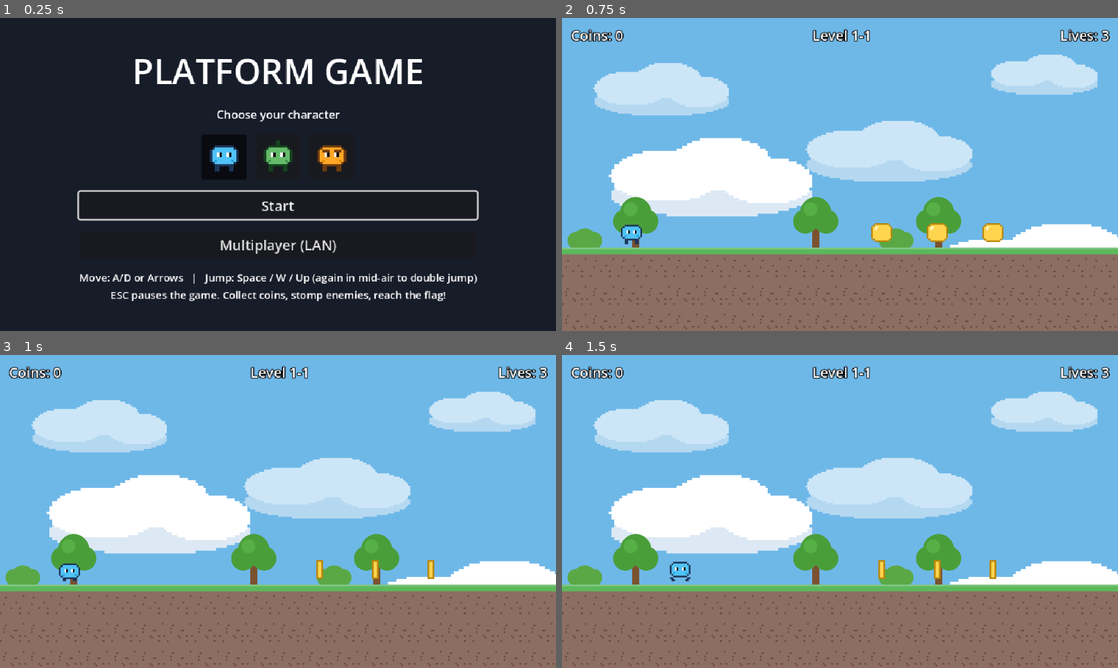
Above: before the commit, frames 1-4 (two rows, left to right).
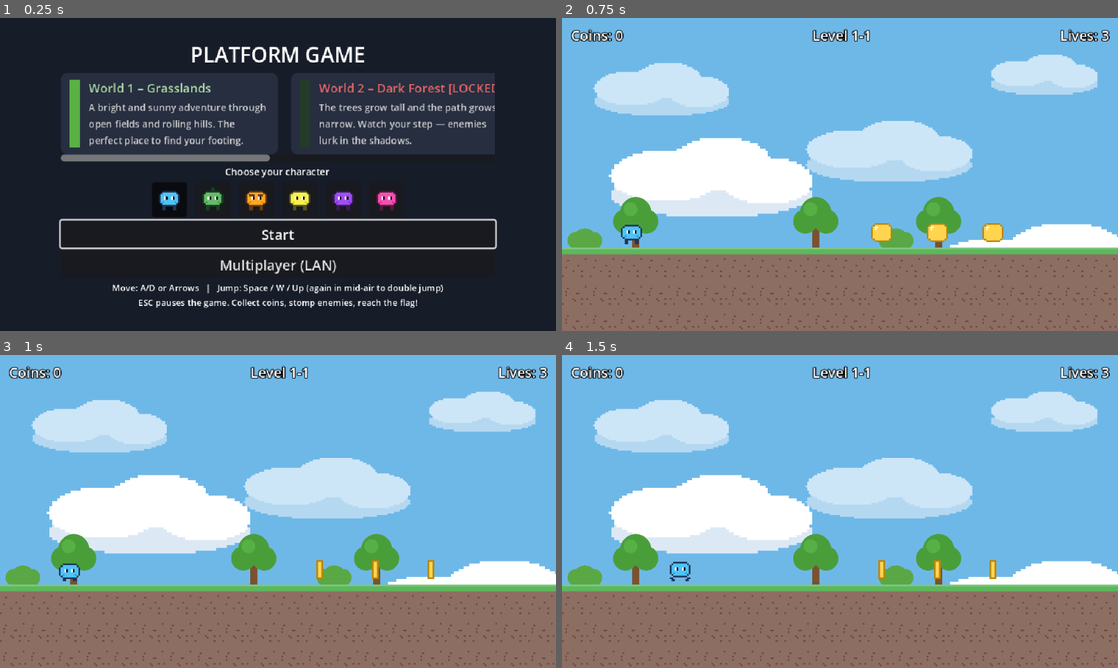
Above: after the commit, the same moments.

Repository: greentea524/godot-game
Game: Godot game, scene res://scenes/main_menu.tscn
The game is run twice, just before and just after one commit, with the same random seed, the same clock (stepped at 60 frames per second) and the same inputs.
Inputs (mouse positions are in pixels of both pictures, inside the frame that each line leads up to):
- Up to frame 1 (0.25 s): no input
- Up to frame 2 (0.75 s): click "Start" at 0.5 s
- Up to frame 3 (1 s): no input
- Up to frame 4 (1.5 s): move the mouse to (962, 495) at 1.27 s; hold D (move_right) from 1.28 s (still down); click (962, 495) at 1.42 s

The runs differ from the first frame. In frame 1, 16% of the frame differs, in the area x 10-90%, y 9-93%; in frame 2, nothing differs; in frame 3, nothing differs; in frame 4, nothing differs.

Commit message:
UI polish and new player colors
- Fixed main menu scaling and spacing for 360p resolution
- World preview cards now accurately reflect player progress instead of being hardcoded
- Level complete screen now shows a mini-map grid of all 4 worlds' stage progress
- Added yellow, purple, and pink player avatars

Diff:
--- a/scenes/level_complete.tscn
+++ b/scenes/level_complete.tscn
@@ -43,6 +43,14 @@
 horizontal_alignment = 1
 text = "Coins collected: 0"
 
+[node name="ProgressCenter" type="CenterContainer" parent="Center/VBox"]
+layout_mode = 2
+
+[node name="ProgressRow" type="HBoxContainer" parent="Center/VBox/ProgressCenter"]
+unique_name_in_owner = true
+layout_mode = 2
+theme_override_constants/separation = 0
+
 [node name="NextButton" type="Button" parent="Center/VBox"]
 unique_name_in_owner = true
 layout_mode = 2
--- a/scenes/main_menu.tscn
+++ b/scenes/main_menu.tscn
@@ -28,17 +28,31 @@
 
 [node name="VBox" type="VBoxContainer" parent="Center"]
 layout_mode = 2
-theme_override_constants/separation = 14
+theme_override_constants/separation = 4
 
 [node name="Title" type="Label" parent="Center/VBox"]
 layout_mode = 2
-theme_override_font_sizes/font_size = 40
+theme_override_font_sizes/font_size = 24
 horizontal_alignment = 1
 text = "PLATFORM GAME"
 
+[node name="WorldPreviewScroll" type="ScrollContainer" parent="Center/VBox"]
+custom_minimum_size = Vector2(500, 80)
+layout_mode = 2
+horizontal_scroll_mode = 1
+vertical_scroll_mode = 0
+
+[node name="WorldPreviewRow" type="HBoxContainer" parent="Center/VBox/WorldPreviewScroll"]
+unique_name_in_owner = true
+layout_mode = 2
+size_flags_horizontal = 3
+size_flags_vertical = 3
+theme_override_constants/separation = 15
+alignment = 1
+
 [node name="ChooseLabel" type="Label" parent="Center/VBox"]
 layout_mode = 2
-theme_override_font_sizes/font_size = 13
+theme_override_font_sizes/font_size = 11
 horizontal_alignment = 1
 text = "Choose your character"
 
@@ -62,7 +76,7 @@
 
 [node name="Instructions" type="Label" parent="Center/VBox"]
 layout_mode = 2
-theme_override_font_sizes/font_size = 12
+theme_override_font_sizes/font_size = 10
 horizontal_alignment = 1
 text = "Move: A/D or Arrows   |   Jump: Space / W / Up (again in mid-air to double jump)
 ESC pauses the game. Collect coins, stomp enemies, reach the flag!"
--- /dev/null
+++ b/scripts/cave_decor.gd
@@ -0,0 +1,116 @@
+extends Node2D
+## Procedurally generated cave decorations for World 3 (stalactites, crystals, torches, skulls).
+
+const TILE := 16
+
+var width_tiles := 0
+var height_tiles := 0
+var tiles: TileMapLayer
+
+func _hash(x: int, y: int) -> float:
+	var h := (x * 374761393 + y * 668265263) & 0xFFFFFFFF
+	h = ((h ^ (h >> 13)) * 1274126177) & 0xFFFFFFFF
+	h = (h ^ (h >> 16)) & 0xFFFFFFFF
+	return float(h) / 4294967296.0
+
+func _is_solid(tx: int, ty: int) -> bool:
+	if tiles == null: return false
+	return tiles.get_cell_source_id(Vector2i(tx, ty)) != -1
+
+func _ready() -> void:
+	queue_redraw()
+
+func _process(delta: float) -> void:
+	# Continuous redraw for torch flickering
+	queue_redraw()
+
+func _draw() -> void:
+	for x in range(width_tiles):
+		for y in range(height_tiles):
+			var pos := Vector2(x * TILE, y * TILE)
+			var h := _hash(x, y)
+
+			# Check for floor (solid below, empty here)
+			if _is_solid(x, y + 1) and not _is_solid(x, y):
+				if h < 0.15:
+					_stalagmite(pos + Vector2(TILE/2.0, TILE))
+				elif h < 0.25:
+					_crystals(pos + Vector2(TILE/2.0, TILE), h)
+				elif h < 0.30:
+					_skull_pile(pos + Vector2(TILE/2.0, TILE))
+
+			# Check for ceiling (solid above, empty here)
+			if _is_solid(x, y - 1) and not _is_solid(x, y):
+				if h < 0.25:
+					_stalactite(pos + Vector2(TILE/2.0, 0))
+
+			# Check for walls (solid left/right, empty here, not floor/ceiling)
+			if not _is_solid(x, y) and not _is_solid(x, y+1) and not _is_solid(x, y-1):
+				if _is_solid(x - 1, y) and h < 0.05:
+					_torch(pos + Vector2(0, TILE/2.0), 1, h)
+				elif _is_solid(x + 1, y) and h < 0.10 and h >= 0.05:
+					_torch(pos + Vector2(TILE, TILE/2.0), -1, h)
+
+func _stalagmite(p: Vector2) -> void:
+	draw_colored_polygon(PackedVector2Array([
+		Vector2(p.x - 6, p.y), Vector2(p.x + 6, p.y), Vector2(p.x, p.y - 12 - (_hash(int(p.x), int(p.y)) * 10))
+	]), Color(0.3, 0.25, 0.35))
+	draw_colored_polygon(PackedVector2Array([
+		Vector2(p.x - 2, p.y), Vector2(p.x + 3, p.y), Vector2(p.x + 1, p.y - 8 - (_hash(int(p.x), int(p.y)) * 5))
+	]), Color(0.4, 0.35, 0.45))
+
+func _stalactite(p: Vector2) -> void:
+	draw_colored_polygon(PackedVector2Array([
+		Vector2(p.x - 5, p.y), Vector2(p.x + 5, p.y), Vector2(p.x, p.y + 12 + (_hash(int(p.x), int(p.y)) * 12))
+	]), Color(0.3, 0.25, 0.35))
+	draw_colored_polygon(PackedVector2Array([
+		Vector2(p.x - 2, p.y), Vector2(p.x + 2, p.y), Vector2(p.x, p.y + 7 + (_hash(int(p.x), int(p.y)) * 6))
+	]), Color(0.2, 0.15, 0.25))
+
+func _crystals(p: Vector2, seed_val: float) -> void:
+	var c := Color(0.4, 0.8, 1.0)
+	if seed_val < 0.2: c = Color(1.0, 0.4, 0.8) # Pink/purple variation
+
+	for i in range(3):
+		var h = 6.0 + (_hash(int(p.x), i) * 6.0)
+		var w = 2.0 + (_hash(int(p.y), i) * 2.0)
+		var offset = (i - 1) * 4.0
+		var pts = PackedVector2Array([
+			Vector2(p.x + offset - w, p.y),
+			Vector2(p.x + offset + w, p.y),
+			Vector2(p.x + offset, p.y - h)
+		])
+		draw_colored_polygon(pts, c.darkened(0.2))
+
+		# Highlight
+		var h_pts = PackedVector2Array([
+			Vector2(p.x + offset - w/2, p.y),
+			Vector2(p.x + offset, p.y),
+			Vector2(p.x + offset, p.y - h + 1)
+		])
+		draw_colored_polygon(h_pts, c.lightened(0.2))
+
+func _skull_pile(p: Vector2) -> void:
+	# Base skulls
+	draw_circle(Vector2(p.x - 3, p.y - 3), 3, Color(0.8, 0.8, 0.75))
+	draw_circle(Vector2(p.x + 3, p.y - 3), 3, Color(0.8, 0.8, 0.75))
+	# Top skull
+	draw_circle(Vector2(p.x, p.y - 7), 3.5, Color(0.9, 0.9, 0.85))
+	# Eyes for top skull
+	draw_circle(Vector2(p.x - 1.5, p.y - 7.5), 1, Color(0.1, 0.1, 0.1))
+	draw_circle(Vector2(p.x + 1.5, p.y - 7.5), 1, Color(0.1, 0.1, 0.1))
+
+func _torch(p: Vector2, dir: int, seed_val: float) -> void:
+	# Bracket
+	draw_rect(Rect2(p.x + (dir * 2) - (2 if dir<0 else 0), p.y - 2, 2, 4), Color(0.4, 0.4, 0.4))
+	# Stick
+	draw_line(Vector2(p.x, p.y), Vector2(p.x + (dir * 6), p.y - 6), Color(0.4, 0.2, 0.1), 2.0)
+
+	# Flame (flickers over time using Time.get_ticks_msec())
+	var time = Time.get_ticks_msec() / 1000.0
+	var flicker = sin(time * 10.0 + seed_val * 100.0) * 1.5
+	var fx = p.x + (dir * 6)
+	var fy = p.y - 8
+
+	draw_circle(Vector2(fx, fy), 4.0 + flicker * 0.5, Color(1.0, 0.6, 0.1, 0.6)) # Outer glow
+	draw_circle(Vector2(fx, fy), 2.5 + flicker * 0.3, Color(1.0, 0.8, 0.2))       # Inner flame
--- a/scripts/checkpoint.gd
+++ b/scripts/checkpoint.gd
@@ -7,6 +7,14 @@
 func _on_body_entered(body: Node2D) -> void:
 	if body is not Player or (body as Player).dying or _activated:
 		return
+	if Net.active:
+		rpc("activate")
+	else:
+		activate()
+
+@rpc("any_peer", "call_local", "reliable")
+func activate() -> void:
+	if _activated: return
 	_activated = true
 	GameManager.set_checkpoint(global_position)
 	modulate = Color(0.55, 1.0, 0.55)
--- a/scripts/coin.gd
+++ b/scripts/coin.gd
@@ -5,6 +5,13 @@
 func _on_body_entered(body: Node2D) -> void:
 	if body is not Player or (body as Player).dying:
 		return
+	if Net.active:
+		rpc("collect")
+	else:
+		collect()
+
+@rpc("any_peer", "call_local", "reliable")
+func collect() -> void:
 	GameManager.add_coin()
 	set_deferred("monitoring", false)
 	# Pickup sound plays from the coin itself before it is freed (PG-25);
--- a/scripts/crumbling.gd
+++ b/scripts/crumbling.gd
@@ -16,10 +16,14 @@
 
 func _on_stand_zone_body_entered(body: Node2D) -> void:
 	if _state == State.IDLE and body is Player:
-		_shake()
+		if Net.active:
+			rpc("shake")
+		else:
+			shake()
 
 
-func _shake() -> void:
+@rpc("any_peer", "call_local", "reliable")
+func shake() -> void:
 	_state = State.SHAKING
 	var tween := create_tween()
 	# Rapid horizontal jitter for the shake duration.
--- a/scripts/enemy.gd
+++ b/scripts/enemy.gd
@@ -38,12 +38,16 @@
 	# Stomp: player moving down and clearly above the enemy's center.
 	if player.velocity.y > 0.0 and player.global_position.y < global_position.y - 2.0:
 		player.bounce()
-		_squash()
+		if Net.active:
+			rpc("squash")
+		else:
+			squash()
 	else:
 		player.die()
 
 
-func _squash() -> void:
+@rpc("any_peer", "call_local", "reliable")
+func squash() -> void:
 	# Sfx autoload so the sound survives this node being freed (PG-26).
 	Sfx.play_sfx("stomp")
 	set_physics_process(false)
--- a/scripts/flag.gd
+++ b/scripts/flag.gd
@@ -7,6 +7,14 @@
 func _on_body_entered(body: Node2D) -> void:
 	if body is not Player or (body as Player).dying or _reached:
 		return
+	if Net.active:
+		rpc("reach_flag")
+	else:
+		reach_flag()
+
+@rpc("any_peer", "call_local", "reliable")
+func reach_flag() -> void:
+	if _reached: return
 	_reached = true
 	# Jingle plays on goal contact, before the UI transition (PG-27);
 	# the Sfx autoload keeps it alive across the scene change.
--- a/scripts/game_manager.gd
+++ b/scripts/game_manager.gd
@@ -38,8 +38,11 @@
 	"res://assets/player.png",
 	"res://assets/player2.png",
 	"res://assets/player3.png",
+	"res://assets/player4.png",
+	"res://assets/player5.png",
+	"res://assets/player6.png",
 ]
-const AVATAR_NAMES: Array[String] = ["Blue", "Green", "Orange"]
+const AVATAR_NAMES: Array[String] = ["Blue", "Green", "Orange", "Yellow", "Purple", "Pink"]
 
 var coins := 0
 var lives := START_LIVES
--- a/scripts/level.gd
+++ b/scripts/level.gd
@@ -111,14 +111,16 @@
 ## the background depth. Clouds for the surface worlds (PG-31); a
 ## glowing-crystal backdrop for the World 3 caves (PG-53).
 func _add_backdrop() -> void:
+	if decor == "space":
+		_add_space_backdrop()
+		return
+
 	var texture: Texture2D
 	match decor:
 		"clouds":
 			texture = CLOUDS_TEXTURE
 		"cave":
 			texture = CRYSTALS_TEXTURE
-		"space":
-			texture = STARS_TEXTURE
 		_:
 			return  # no sky backdrop for this world
 
@@ -140,6 +142,38 @@
 		background.add_child(layer)
 	add_child(background)
 
+func _add_space_backdrop() -> void:
+	var background := ParallaxBackground.new()
+
+	# Stars (slowest)
+	var layer_stars := ParallaxLayer.new()
+	layer_stars.motion_scale = Vector2(0.1, 0.1)
+	layer_stars.motion_mirroring = Vector2(1000, 800)
+	var stars = load("res://scripts/space_decor.gd").new()
+	stars.kind = "stars"
+	layer_stars.add_child(stars)
+	background.add_child(layer_stars)
+
+	# Planets (mid)
+	var layer_planets := ParallaxLayer.new()
+	layer_planets.motion_scale = Vector2(0.3, 0.3)
+	layer_planets.motion_mirroring = Vector2(1000, 800)
+	var planets = load("res://scripts/space_decor.gd").new()
+	planets.kind = "planets"
+	layer_planets.add_child(planets)
+	background.add_child(layer_planets)
+
+	# Debris (fastest)
+	var layer_debris := ParallaxLayer.new()
+	layer_debris.motion_scale = Vector2(0.6, 0.6)
+	layer_debris.motion_mirroring = Vector2(1000, 800)
+	var debris = load("res://scripts/space_decor.gd").new()
+	debris.kind = "debris"
+	layer_debris.add_child(debris)
+	background.add_child(layer_debris)
+
+	add_child(background)
+
 
 func _build() -> void:
 	var lines := layout.replace("\r", "").split("\n")
@@ -160,6 +194,8 @@
 	_add_boundaries(width, lines.size())
 	if ground_decor != "":
 		_add_ground_decor(width, lines.size())
+	if decor == "cave":
+		_add_cave_decor(width, lines.size())
 	if _player == null:
 		push_warning("Level layout has no player start ('P').")
 		return
@@ -224,6 +260,15 @@
 	add_child(decor)
 	decor.queue_redraw()
 
+func _add_cave_decor(width: int, rows: int) -> void:
+	var cave = load("res://scripts/cave_decor.gd").new()
+	cave.width_tiles = width
+	cave.height_tiles = rows
+	cave.tiles = tiles
+	cave.z_index = -1
+	add_child(cave)
+	cave.queue_redraw()
+
 
 func _place(ch: String, cell: Vector2i) -> void:
 	var pos := Vector2(cell.x * TILE + TILE / 2.0, cell.y * TILE + TILE / 2.0)
@@ -237,31 +282,32 @@
 		"B":
 			tiles.set_cell(cell, 0, BLOCK)
 		"C":
-			_spawn(COIN_SCENE, pos)
+			_spawn(COIN_SCENE, pos, "Coin", cell)
 		"E":
-			_spawn(ENEMY_SCENE, pos)
+			_spawn(ENEMY_SCENE, pos, "Enemy", cell)
 		"S":
-			_spawn(SPIKES_SCENE, pos)
+			_spawn(SPIKES_SCENE, pos, "Spikes", cell)
 		"F":
-			_spawn(FLAG_SCENE, pos)
+			_spawn(FLAG_SCENE, pos, "Flag", cell)
 		"K":
-			_spawn(CHECKPOINT_SCENE, pos)
+			_spawn(CHECKPOINT_SCENE, pos, "Checkpoint", cell)
 		"L":
-			_spawn(LAVA_SCENE, pos)
+			_spawn(LAVA_SCENE, pos, "Lava", cell)
 		"V":
-			_spawn(BAT_SCENE, pos)
+			_spawn(BAT_SCENE, pos, "Bat", cell)
 		"T":
-			_spawn(STALACTITE_SCENE, pos)
+			_spawn(STALACTITE_SCENE, pos, "Stalactite", cell)
 		"X":
 			# Crumbling platform is its own solid body, so no tile here.
-			_spawn(CRUMBLING_SCENE, pos)
+			_spawn(CRUMBLING_SCENE, pos, "Crumbling", cell)
 		"A":
-			_spawn(ALIEN_SCENE, pos)
+			_spawn(ALIEN_SCENE, pos, "Alien", cell)
 		"M":
-			_spawn(MOVING_PLATFORM_SCENE, pos)
+			_spawn(MOVING_PLATFORM_SCENE, pos, "MovingPlatform", cell)
 		"P":
 			_player = PLAYER_SCENE.instantiate()
 			_player.position = pos
+			_player.name = "Player_Local"
 			add_child(_player)
 			GameManager.set_checkpoint(pos)
 			# In a race, this is the local avatar we broadcast (PG-51).
@@ -269,7 +315,8 @@
 				Net.local_player = _player
 
 
-func _spawn(scene: PackedScene, pos: Vector2) -> void:
+func _spawn(scene: PackedScene, pos: Vector2, node_prefix: String, cell: Vector2i) -> void:
 	var node := scene.instantiate() as Node2D
+	node.name = "%s_%d_%d" % [node_prefix, cell.x, cell.y]
 	node.position = pos
 	add_child(node)
--- a/scripts/level_complete.gd
+++ b/scripts/level_complete.gd
@@ -1,9 +1,58 @@
 extends Control
-## Level complete screen (PG-19): shows coins collected, loads the next level.
+## Level complete screen (PG-19): shows coins collected, world stage
+## progress, and loads the next level.
 
 
 func _ready() -> void:
 	%CoinsLabel.text = "Coins collected: %d" % GameManager.coins
+	_build_stage_progress()
 	var next: Button = %NextButton
 	next.pressed.connect(GameManager.next_level)
 	next.grab_focus()
+
+
+## Shows all 4 worlds' stage progress as a concise map.
+func _build_stage_progress() -> void:
+	var progress_row: HBoxContainer = %ProgressRow
+	progress_row.add_theme_constant_override("separation", 35) # Spacing between worlds
+
+	for w in GameManager.WORLDS.size():
+		var w_box := VBoxContainer.new()
+		w_box.alignment = BoxContainer.ALIGNMENT_CENTER
+
+		var w_label := Label.new()
+		w_label.text = "World %d" % (w + 1)
+		w_label.horizontal_alignment = HORIZONTAL_ALIGNMENT_CENTER
+		w_label.add_theme_font_size_override("font_size", 13)
+		w_label.add_theme_color_override("font_color", Color(0.8, 0.8, 0.85))
+
+		var row := HBoxContainer.new()
+		row.alignment = BoxContainer.ALIGNMENT_CENTER
+		row.add_theme_constant_override("separation", 6)
+
+		var stages_in_world: int = GameManager.WORLDS[w].size()
+		var world_start := GameManager.flat_index(w, 0)
+
+		for stage in stages_in_world:
+			var index := world_start + stage
+			var dot := Label.new()
+			dot.add_theme_font_size_override("font_size", 18)
+
+			if index <= GameManager.current_level:
+				dot.text = "●"
+				dot.add_theme_color_override("font_color", Color(1.0, 0.85, 0.35))
+			else:
+				dot.text = "○"
+				dot.add_theme_color_override("font_color", Color(0.4, 0.4, 0.45))
+
+			# Highlight the current level specifically
+			if index == GameManager.current_level:
+				var tween := create_tween().set_loops()
+				tween.tween_property(dot, "modulate:a", 0.3, 0.6)
+				tween.tween_property(dot, "modulate:a", 1.0, 0.6)
+
+			row.add_child(dot)
+
+		w_box.add_child(w_label)
+		w_box.add_child(row)
+		progress_row.add_child(w_box)
--- a/scripts/main_menu.gd
+++ b/scripts/main_menu.gd
@@ -2,6 +2,28 @@
 ## Main menu (PG-17): title, Start button, instructions, and the
 ## avatar selection row (PG-30).
 
+const WORLDS = [
+	{
+		"name": "World 1 – Grasslands",
+		"icon_color": Color(0.35, 0.69, 0.27),
+		"desc": "A bright and sunny adventure through open fields and rolling hills. The perfect place to find your footing."
+	},
+	{
+		"name": "World 2 – Dark Forest",
+		"icon_color": Color(0.14, 0.23, 0.16),
+		"desc": "The trees grow tall and the path grows narrow. Watch your step — enemies lurk in the shadows."
+	},
+	{
+		"name": "World 3 – Underworld",
+		"icon_color": Color(0.7, 0.2, 0.1),
+		"desc": "Deep beneath the surface lies a world of lava, caves, and darkness. Only the brave survive."
+	},
+	{
+		"name": "World 4 – Space",
+		"icon_color": Color(0.1, 0.1, 0.3),
+		"desc": "Gravity is just a suggestion up here. Jump between asteroids and dodge meteors in the final frontier."
+	}
+]
 
 func _ready() -> void:
 	var start: Button = %StartButton
@@ -9,6 +31,60 @@
 	start.grab_focus()
 	%MultiplayerButton.pressed.connect(GameManager.open_multiplayer)
 	_build_avatar_row()
+	_build_world_preview()
+
+
+func _build_world_preview() -> void:
+	var row: HBoxContainer = %WorldPreviewRow
+	for i in WORLDS.size():
+		var w = WORLDS[i]
+
+		var panel = PanelContainer.new()
+		panel.custom_minimum_size = Vector2(250, 80)
+
+		var style = StyleBoxFlat.new()
+		style.bg_color = Color(0.15, 0.18, 0.25)
+		style.set_corner_radius_all(8)
+		style.content_margin_left = 10
+		style.content_margin_right = 10
+		style.content_margin_top = 8
+		style.content_margin_bottom = 8
+		panel.add_theme_stylebox_override("panel", style)
+
+		var hbox = HBoxContainer.new()
+		hbox.add_theme_constant_override("separation", 10)
+		panel.add_child(hbox)
+
+		var icon = ColorRect.new()
+		icon.custom_minimum_size = Vector2(12, 0)
+		icon.color = w["icon_color"]
+		hbox.add_child(icon)
+
+		var vbox = VBoxContainer.new()
+		vbox.size_flags_horizontal = Control.SIZE_EXPAND_FILL
+		hbox.add_child(vbox)
+
+		var title = Label.new()
+		title.text = w["name"]
+		title.add_theme_font_size_override("font_size", 14)
+		title.add_theme_color_override("font_color", w["icon_color"].lightened(0.5))
+		vbox.add_child(title)
+
+		var desc = Label.new()
+		desc.text = w["desc"]
+		desc.autowrap_mode = TextServer.AUTOWRAP_WORD_SMART
+		desc.add_theme_font_size_override("font_size", 11)
+		desc.add_theme_color_override("font_color", Color(0.8, 0.8, 0.8))
+		desc.custom_minimum_size = Vector2(190, 45)
+		vbox.add_child(desc)
+
+		# Lock Worlds beyond the player's progress
+		var max_world := GameManager.world_of(clampi(GameManager.levels_completed, 0, GameManager.level_count() - 1))
+		if i > max_world:
+			title.text += " [LOCKED]"
+			title.add_theme_color_override("font_color", Color(0.9, 0.4, 0.4))
+
+		row.add_child(panel)
 
 
 ## One toggle button per avatar, showing its idle frame. The selection
@@ -21,7 +97,7 @@
 		button.toggle_mode = true
 		button.button_group = group
 		button.button_pressed = i == GameManager.selected_avatar
-		button.custom_minimum_size = Vector2(52, 52)
+		button.custom_minimum_size = Vector2(40, 40)
 		button.tooltip_text = GameManager.AVATAR_NAMES[i]
 		var icon := AtlasTexture.new()
 		icon.atlas = load(GameManager.AVATAR_SHEETS[i])
--- /dev/null
+++ b/scripts/space_decor.gd
@@ -0,0 +1,58 @@
+extends Node2D
+## Procedurally generated space decorations (planets, stars, debris) for World 4.
+
+var kind := "stars"
+var layer_width := 1000.0
+var layer_height := 800.0
+
+func _ready() -> void:
+	# Use a stable seed for consistent looking backgrounds
+	seed(hash(kind))
+	queue_redraw()
+
+func _draw() -> void:
+	if kind == "stars":
+		_draw_stars()
+	elif kind == "planets":
+		_draw_planets()
+	elif kind == "debris":
+		_draw_debris()
+
+func _draw_stars() -> void:
+	for i in range(250):
+		var pos = Vector2(randf() * layer_width, randf() * layer_height)
+		draw_circle(pos, randf_range(0.5, 1.5), Color(1, 1, 1, randf_range(0.3, 0.9)))
+
+func _draw_planets() -> void:
+	for i in range(6):
+		var pos = Vector2(randf() * layer_width, randf() * layer_height)
+		var r = randf_range(15.0, 60.0)
+		var c = Color(randf_range(0.2, 0.8), randf_range(0.2, 0.8), randf_range(0.2, 0.8))
+		draw_circle(pos, r, c)
+
+		# Optional crater details
+		for j in range(3):
+			var cr = randf_range(2.0, r / 3.0)
+			var angle = randf() * TAU
+			var dist = randf_range(0, r - cr)
+			var cpos = pos + Vector2(cos(angle)*dist, sin(angle)*dist)
+			draw_circle(cpos, cr, c.darkened(0.2))
+
+		# Planetary ring
+		if randf() > 0.5:
+			var ring_color = Color(0.8, 0.8, 0.8, 0.4)
+			var ring_r = r * randf_range(1.3, 1.8)
+			# Godot's draw_arc is centered, so we approximate a slanted ring with a wide line
+			draw_line(pos - Vector2(ring_r, ring_r*0.2), pos + Vector2(ring_r, ring_r*0.2), ring_color, randf_range(2.0, 5.0))
+
+func _draw_debris() -> void:
+	for i in range(40):
+		var pos = Vector2(randf() * layer_width, randf() * layer_height)
+		var pts = PackedVector2Array()
+		var points_count = randi_range(4, 7)
+		for j in range(points_count):
+			var angle = j * TAU / float(points_count)
+			var r = randf_range(2.0, 8.0)
+			pts.append(pos + Vector2(cos(angle)*r, sin(angle)*r))
+		var color = Color(0.4, 0.4, 0.45).darkened(randf_range(0.0, 0.4))
+		draw_colored_polygon(pts, color)
Binary file added: assets/player4.png
Binary file added: assets/player5.png
Binary file added: assets/player6.png
